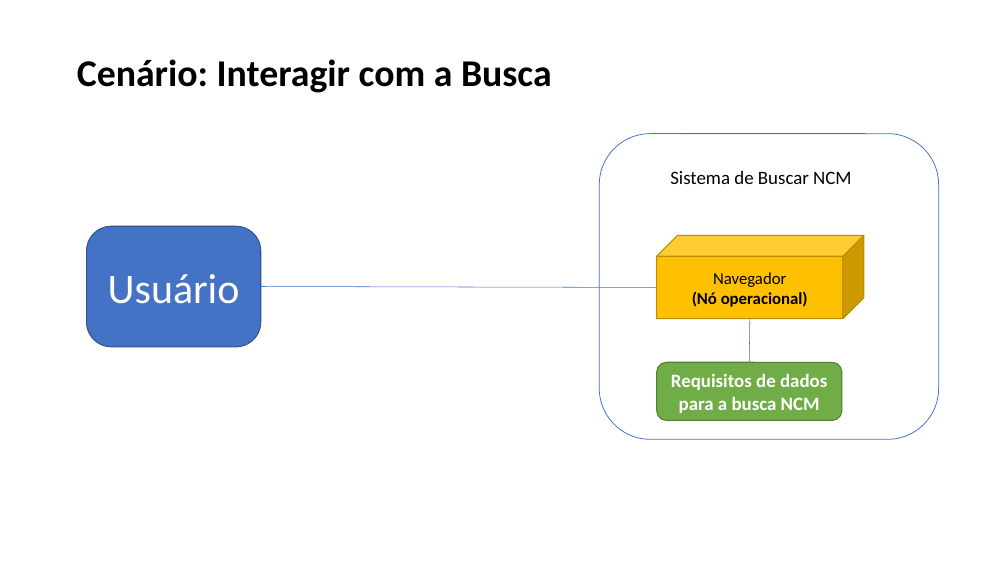
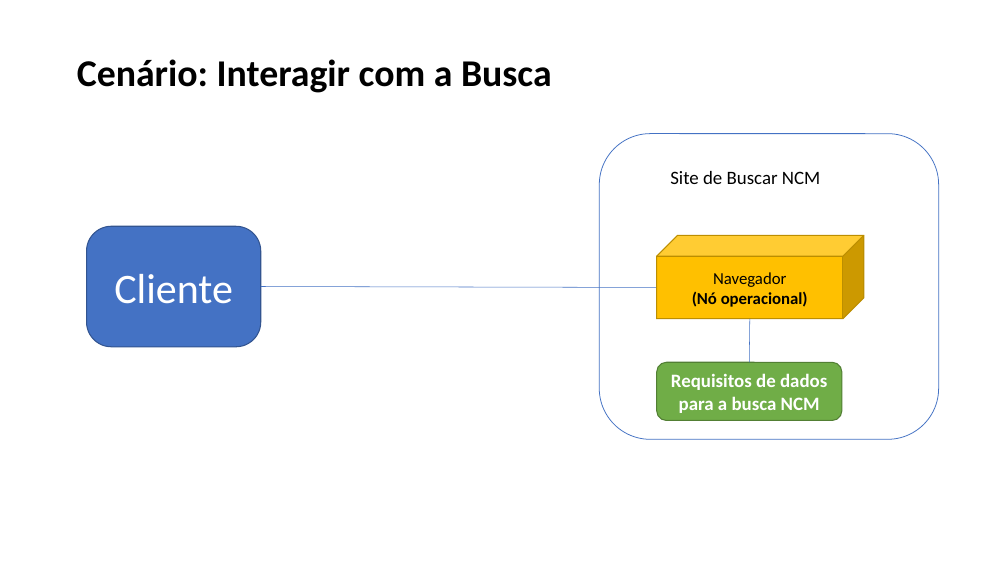
Before and after one commit to Lost-in-Logic/NCM_Search, a slide deck: slide 3 of 15. Arquitetura de Negócio para cada Cenário.pptx. Drawn at 1008x567 pixels with LibreOffice and Linux fonts; fonts in the diff are those of the drawing. Boxes give left, top, right and bottom in pixels: in the first picture for what was removed or moved away, otherwise in the second. Text is boxed around its words. In the diff, an @@ line names an element or a change of style, - is before the commit and + after.

```diff
--- a/15. Arquitetura de Negócio para cada Cenário.pptx
+++ b/15. Arquitetura de Negócio para cada Cenário.pptx
@@ text at bbox=[670, 171, 820, 184]: text changed @@
-Sistema de Buscar NCM
+Site de Buscar NCM
@@ text in rounded rectangle at bbox=[114, 274, 233, 304]: text changed @@
-Usuário
+Cliente
```
Also in this commit, not shown: 4 other slides changed, 2 other files.
